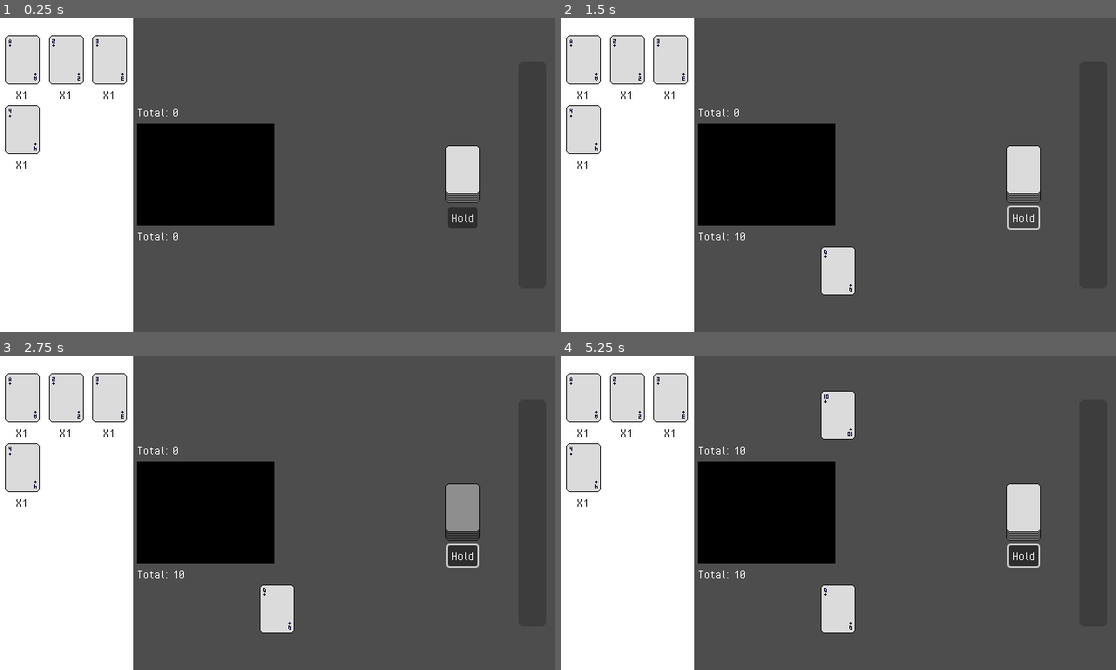
Above: before the commit, frames 1-4 (two rows, left to right).
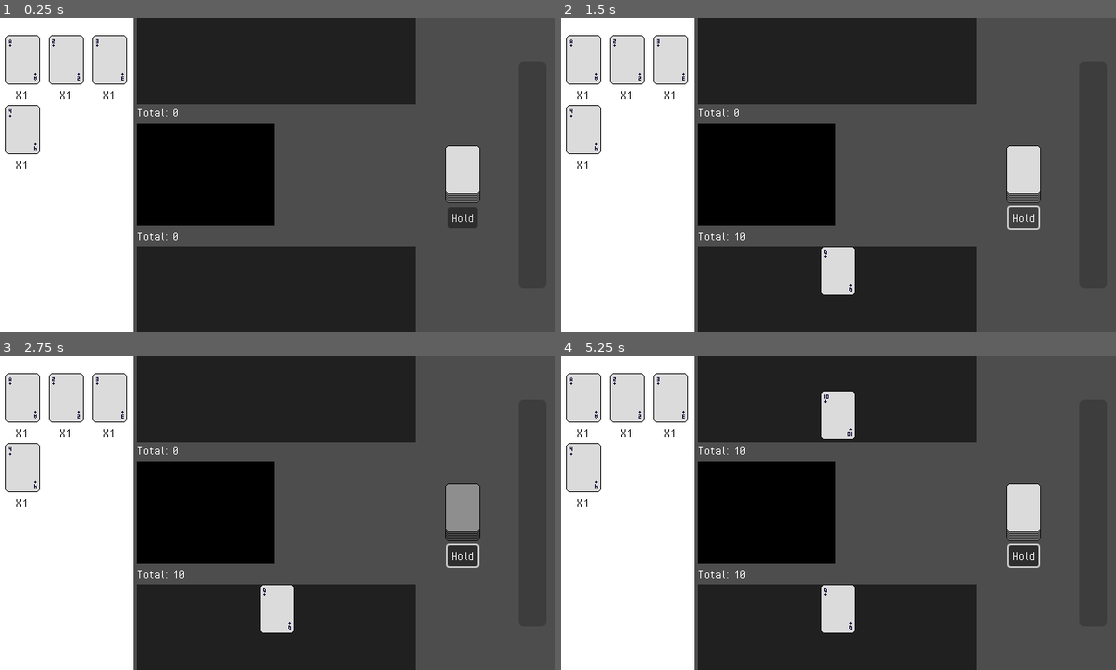
Above: after the commit, the same moments.

Repository: kytoaa/gmtk-project-2025
Game: Godot game, scene res://scenes/game_scene.tscn
Same seed, same stepped clock (60 frames per second), same inputs: the game is played once before the commit and once after it.
Inputs (mouse positions are in pixels of both pictures, inside the frame that each line leads up to):
- Up to frame 1 (0.25 s): no input
- Up to frame 2 (1.5 s): click (1021, 175) at 0.5 s; click "Hold" at 1.25 s
- Up to frame 3 (2.75 s): click (460, 513) at 2 s
- Up to frame 4 (5.25 s): click "Hold" at 2.75 s; click (1021, 513) at 3.5 s; click "Hold" at 4.25 s; tap Enter (ui_accept) at 5 s; move the mouse to (960, 497) at 5.02 s

The runs differ from the first frame. In frame 1, 27% of the frame differs, in the area x 24-75%, y 0-100%; in frame 2, 27%; in frame 3, 27%; in frame 4, 26%.

Commit message:
drag and drop from inventory to hand

Diff:
--- /dev/null
+++ b/scenes/card_container_drop.gd
@@ -0,0 +1,14 @@
+extends ColorRect
+
+signal on_drop_card(Card)
+
+func _can_drop_data(at_position: Vector2, data: Variant) -> bool:
+	return data[1].itemtype == InventoryItem.ItemType.Card
+
+func _drop_data(at_position: Vector2, data: Variant) -> void:
+	var item
+	match data[1].itemtype:
+		InventoryItem.ItemType.Card:
+			item = Card.build(data[1].type, data[1].suit)
+			on_drop_card.emit(item)
+	data[0].remove_item(item)
--- a/scenes/game_scene.tscn
+++ b/scenes/game_scene.tscn
@@ -1,10 +1,11 @@
-[gd_scene load_steps=11 format=3 uid="uid://b8ec0yxtxcf7m"]
+[gd_scene load_steps=12 format=3 uid="uid://b8ec0yxtxcf7m"]
 
 [ext_resource type="Script" uid="uid://7gi847m676j0" path="res://scenes/game_scene.gd" id="1_onqr8"]
 [ext_resource type="PackedScene" uid="uid://c5kdjgda0ialo" path="res://entities/inventory/inventory.tscn" id="2_bw6k5"]
 [ext_resource type="PackedScene" uid="uid://boxjjraa7skxm" path="res://ui/card_container.tscn" id="2_ycayy"]
 [ext_resource type="Texture2D" uid="uid://cdn55de6hqtk7" path="res://ui/deck.png" id="3_ycayy"]
 [ext_resource type="Script" uid="uid://dnbx7h2pg6kxd" path="res://entities/pot/pot.gd" id="4_y3j0m"]
+[ext_resource type="Script" uid="uid://cpa5ldy8gdk3a" path="res://scenes/card_container_drop.gd" id="5_rurhu"]
 
 [sub_resource type="StyleBoxEmpty" id="StyleBoxEmpty_ycayy"]
 
@@ -50,13 +51,11 @@
 layout_mode = 2
 size_flags_vertical = 3
 
-[node name="TotalDisplay" type="Label" parent="UI/SegmentSplitter/VBoxContainer2/OpponentCards"]
-layout_mode = 0
-offset_top = 100.0
+[node name="ColorRect" type="ColorRect" parent="UI/SegmentSplitter/VBoxContainer2/OpponentCards"]
+layout_mode = 2
 offset_right = 320.0
-offset_bottom = 116.0
-text = "Total: 0"
-vertical_alignment = 2
+offset_bottom = 99.0
+color = Color(0.12549, 0.12549, 0.12549, 1)
 
 [node name="MarginContainer" type="MarginContainer" parent="UI/SegmentSplitter/VBoxContainer2/OpponentCards"]
 layout_mode = 1
@@ -69,6 +68,14 @@
 
 [node name="CardContainer" parent="UI/SegmentSplitter/VBoxContainer2/OpponentCards/MarginContainer" instance=ExtResource("2_ycayy")]
 layout_mode = 2
+
+[node name="TotalDisplay" type="Label" parent="UI/SegmentSplitter/VBoxContainer2/OpponentCards"]
+layout_mode = 0
+offset_top = 100.0
+offset_right = 320.0
+offset_bottom = 116.0
+text = "Total: 0"
+vertical_alignment = 2
 
 [node name="Center" type="Control" parent="UI/SegmentSplitter/VBoxContainer2"]
 layout_mode = 2
@@ -110,6 +117,11 @@
 grow_horizontal = 2
 grow_vertical = 2
 theme_override_constants/margin_top = 20
+
+[node name="ColorRect" type="ColorRect" parent="UI/SegmentSplitter/VBoxContainer2/PlayerCards/MarginContainer"]
+layout_mode = 2
+color = Color(0.125911, 0.125911, 0.125911, 1)
+script = ExtResource("5_rurhu")
 
 [node name="CardContainer" parent="UI/SegmentSplitter/VBoxContainer2/PlayerCards/MarginContainer" instance=ExtResource("2_ycayy")]
 layout_mode = 2
Not shown, added: scenes/card_container_drop.gd.uid
